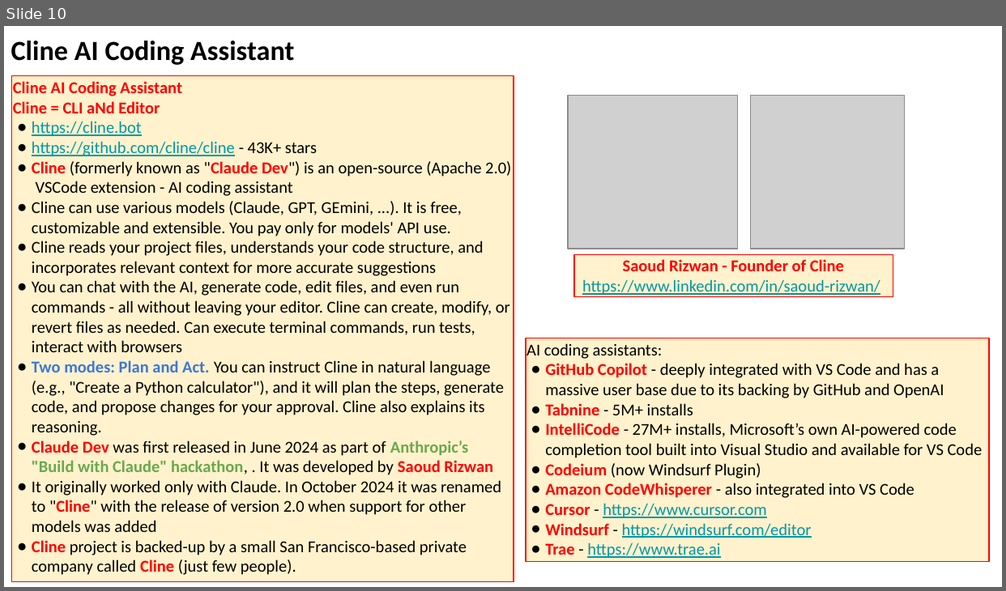
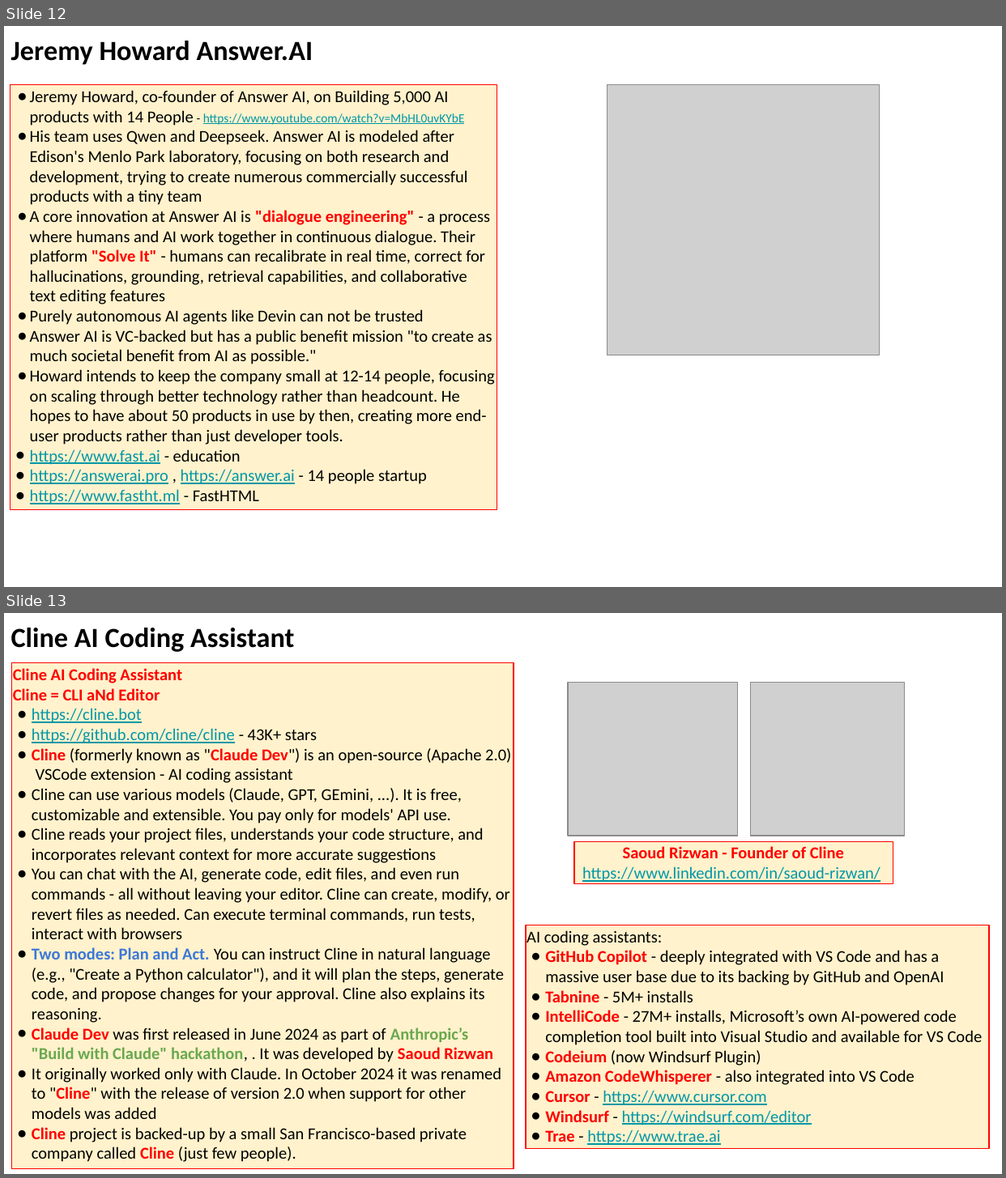
Before and after one commit to lselector/seminar, a slide deck: 2025/2025-05-16-AI-Updates.pptx. Shown one above the other, each under a label of ours: slide 10 before the commit, slides 12 and 13 after it. The pictures are 1006x591 and 1006x1178 pixels, drawn with LibreOffice and Linux fonts; fonts in the diff are those of the drawing; grey boxes stand for pictures. Boxes give left, top, right and bottom in pixels: in the first picture for what was removed or moved away, otherwise in the second. Text is boxed around its words. In the diff, an @@ line names an element or a change of style, - is before the commit and + after.

```diff
--- a/2025/2025-05-16-AI-Updates.pptx
+++ b/2025/2025-05-16-AI-Updates.pptx
@@ slide 12 added at box(4, 26, 1002, 587), background #FFFFFF @@
@@ text added at box(11, 41, 313, 65), 20 pt, text #000000, bold @@
+Jeremy Howard Answer.AI
@@ rectangle added at box(10, 85, 497, 510), fill #FFF2CC, outline #FF0000 0.75 pt, 12 pt, text #000000 @@
+● Jeremy Howard, co-founder of Answer AI, on Building 5,000 AI products with 14 People - https://www.youtube.com/watch?v=MbHL0uvKYbE
+● His team uses Qwen and Deepseek. Answer AI is modeled after Edison's Menlo Park laboratory, focusing on both research and development, trying to create numerous commercially successful products with a tiny team
+● A core innovation at Answer AI is "dialogue engineering" - a process where humans and AI work together in continuous dialogue. Their platform "Solve It" - humans can recalibrate in real time, correct for hallucinations, grounding, retrieval capabilities, and collaborative text editing features
+● Purely autonomous AI agents like Devin can not be trusted
+● Answer AI is VC-backed but has a public benefit mission "to create as much societal benefit from AI as possible."
+● Howard intends to keep the company small at 12-14 people, focusing on scaling through better technology rather than headcount. He hopes to have about 50 products in use by then, creating more end-user products rather than just developer tools.
+● https://www.fast.ai - education
+● https://answerai.pro , https://answer.ai - 14 people startup
+● https://www.fastht.ml - FastHTML
@@ picture added at box(607, 85, 879, 356) @@
@@ what was slide 10 is now slide 13 @@
```
Also in this commit, not shown: 3 slides changed, 2 other slides added.
